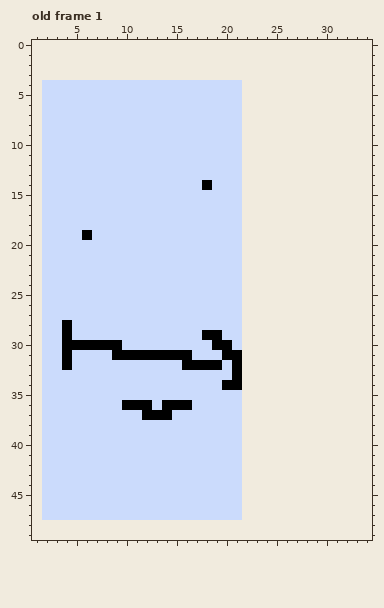
Two versions of one pixel-art file, Assets/Art/TestSquare.aseprite. This is how it looked before the edit.
20x44 pixels, 1 frame. Shown: old frame 1: x 1..34, y 0..49. The old version is drawn lined up with the new one, on the new canvas. The commit also changed other frames, which this record leaves out.
And afterwards:
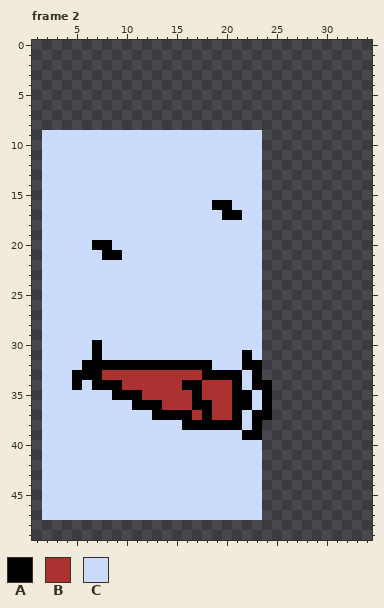
Palette (. is transparent): A #000000  B #ac3232  C #cbdbfc
A new or re-ordered frame is compared with the old frame closest to it.
Changes in this commit:
canvas 20x44 -> 65x50, the old top-left corner now at 2,4
frames 1 -> 10
Frame 2 is new; against old frame 1:
y 4..8: x 2..21 CCCCCCCCCCCCCCCCCCCC -> ....................
y 9..13: x 22..23 .. -> CC
y 14: x 18 A -> C; x 22..23 .. -> CC
y 15: x 22..23 .. -> CC
y 16: x 19..20 CC -> AA; x 22..23 .. -> CC
y 17: x 20..23 CC.. -> AACC
y 18: x 22..23 .. -> CC
y 19: x 6 A -> C; x 22..23 .. -> CC
y 20: x 7..8 CC -> AA; x 22..23 .. -> CC
y 21: x 8..9 CC -> AA; x 22..23 .. -> CC
y 22..27: x 22..23 .. -> CC
y 28: x 4 A -> C; x 22..23 .. -> CC
y 29: x 4 A -> C; x 18..19 AA -> CC; x 22..23 .. -> CC
y 30: x 4..6 AAA -> CCC; x 8..9 AA -> CC; x 19..20 AA -> CC; x 22..23 .. -> CC
y 31: x 4 A -> C; x 7 C -> A; x 9..16 AAAAAAAA -> CCCCCCCC; x 20..23 AA.. -> CCAC
y 32: x 4 A -> C; x 6..15 CCCCCCCCCC -> AAAAAAAAAA; x 19 A -> C; x 21..23 A.. -> CAA
y 33: x 5..20 CCCCCCCCCCCCCCCC -> AAABBBBBBBBBBAAA; x 22..23 .. -> CA
y 34: x 5 C -> A; x 7..20 CCCCCCCCCCCCCA -> AAABBBBBBAABBB; x 22..24 ... -> CAA
y 35: x 9..24 CCCCCCCCCCCCC... -> AAABBBBBABBBAACA
y 36: x 10 A -> C; x 13..24 CAAACCCCC... -> ABBBAABBAACA
y 37: x 12 A -> C; x 15..24 CCCCCCC... -> AABABBACAA
y 38: x 16..23 CCCCCC.. -> AAAAAACA
y 39: x 22..23 .. -> AA
y 40..47: x 22..23 .. -> CC
